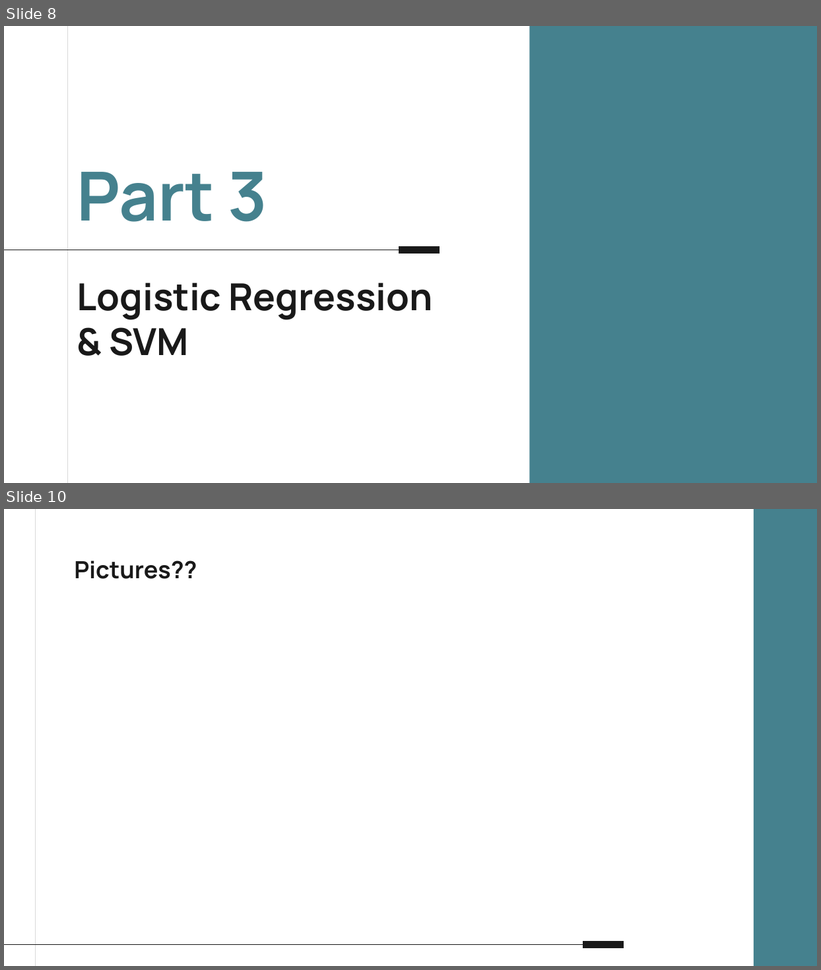
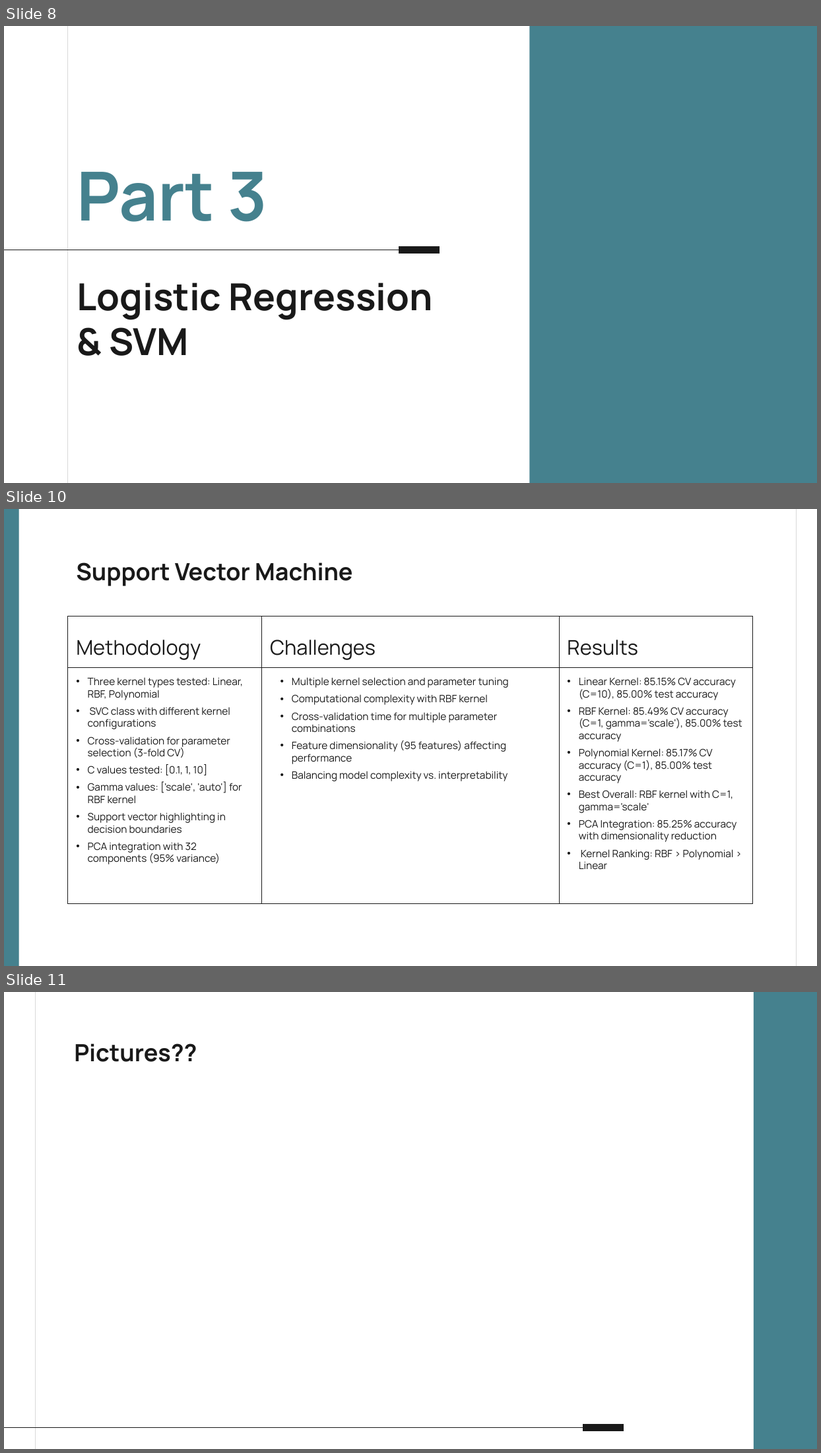
Before and after one commit to benmikeand/DASC41103_projects_team2, a slide deck: projects/project_1/results/Project_1_Presentation.pptx. Shown one above the other, each under a label of ours: slides 8 and 10 before the commit, slides 8, 10 and 11 after it; the slides between them are not shown. The pictures are 821x970 and 821x1453 pixels, drawn with LibreOffice and Linux fonts; fonts in the diff are those of the drawing. Boxes give left, top, right and bottom in pixels: in the first picture for what was removed or moved away, otherwise in the second. Text is boxed around its words. In the diff, an @@ line names an element or a change of style, - is before the commit and + after.

Commit message:
presentation updates

```diff
--- a/projects/project_1/results/Project_1_Presentation.pptx
+++ b/projects/project_1/results/Project_1_Presentation.pptx
@@ slide 10 added at [4,509,817,966], background #FFFFFF @@
@@ rectangle added at [4,509,19,966], fill #45818E @@
@@ line added from (797, 509) to (797, 966), #D9D9D9 0.75 pt @@
@@ title added at [76,562,352,586], 28 pt, text #191919, bold @@
+Support Vector Machine
@@ subtitle added at [68,617,262,667], outline #191919 0.75 pt, 24 pt, text #191919 @@
+Methodology
@@ subtitle added at [262,617,559,667], outline #191919 0.75 pt, 24 pt, text #191919 @@
+Challenges
@@ subtitle added at [559,617,753,667], outline #191919 0.75 pt, 24 pt, text #191919 @@
+Results
@@ subtitle added at [68,667,262,904], outline #191919 0.75 pt, 12 pt, text #191919 @@
+• Three kernel types tested: Linear, RBF, Polynomial
+• SVC class with different kernel configurations
+• Cross-validation for parameter selection (3-fold CV)
+• C values tested: [0.1, 1, 10]
+• Gamma values: ['scale', 'auto'] for RBF kernel
+• Support vector highlighting in decision boundaries
+• PCA integration with 32 components (95% variance)
@@ subtitle added at [262,667,559,904], outline #191919 0.75 pt, 12 pt, text #191919 @@
+• Multiple kernel selection and parameter tuning
+• Computational complexity with RBF kernel
+• Cross-validation time for multiple parameter combinations
+• Feature dimensionality (95 features) affecting performance
+• Balancing model complexity vs. interpretability
@@ subtitle added at [559,667,753,904], outline #191919 0.75 pt, 12 pt, text #191919 @@
+• Linear Kernel: 85.15% CV accuracy (C=10), 85.00% test accuracy
+• RBF Kernel: 85.49% CV accuracy (C=1, gamma='scale'), 85.00% test accuracy
+• Polynomial Kernel: 85.17% CV accuracy (C=1), 85.00% test accuracy
+• Best Overall: RBF kernel with C=1, gamma='scale'
+• PCA Integration: 85.25% accuracy with dimensionality reduction
+• Kernel Ranking: RBF > Polynomial > Linear
@@ what was slide 10 is now slide 11 @@
```
Also in this commit, not shown: 1 slide changed, 1 other slide added, 1 other file.
